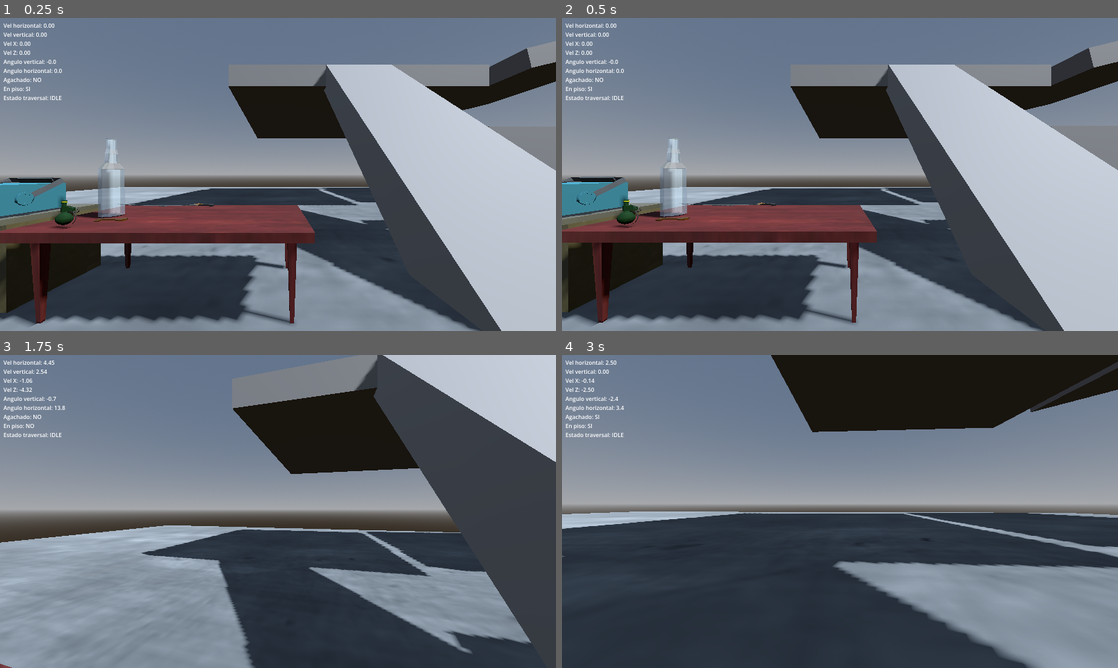
Above: before the commit, frames 1-4 (two rows, left to right).
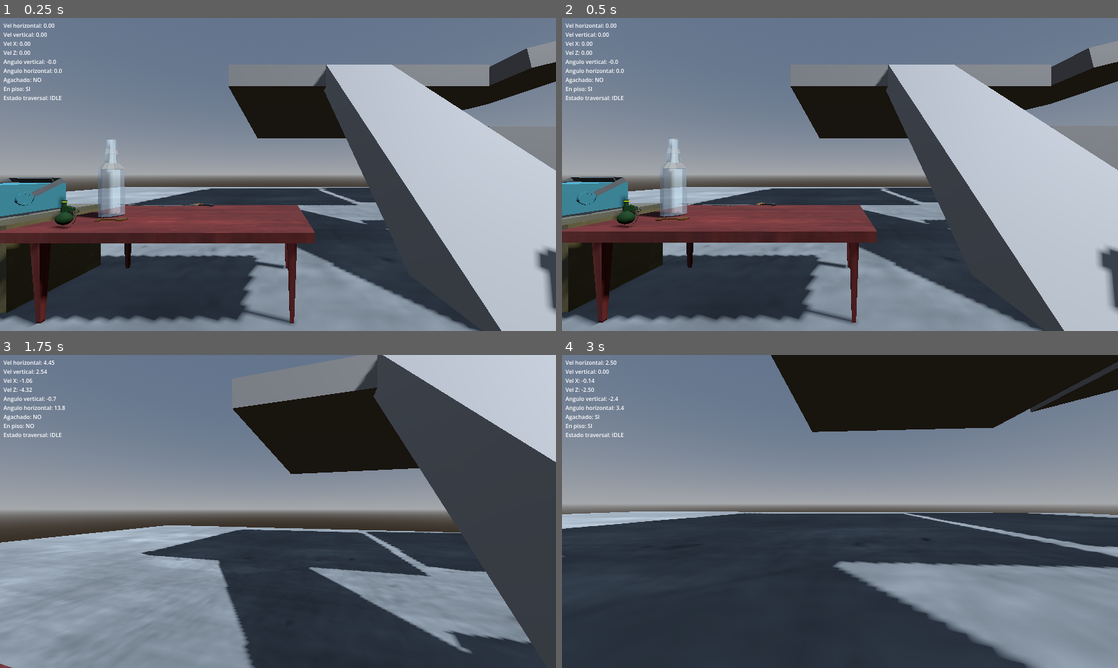
Above: after the commit, the same moments.

Repository: ElVerdulero2001/tun-tun-tun-sahur-el-juego-copia-de-Peripeteia-
Game: Godot game, scene res://levels/movement_test.tscn
The game is run twice, just before and just after one commit, with the same random seed, the same clock (stepped at 60 frames per second) and the same inputs.
Inputs (mouse positions are in pixels of both pictures, inside the frame that each line leads up to):
- Up to frame 1 (0.25 s): no input
- Up to frame 2 (0.5 s): no input
- Up to frame 3 (1.75 s): tap Enter at 0.5 s; move the mouse to (305, 511) at 0.52 s; hold Ctrl (crouch) 0.53-1.28 s; hold W (move_forward) from 0.53 s (still down); click (305, 511) at 0.67 s; tap Space (jump) at 0.77, 1.52 s; move the mouse to (250, 511) at 1.27 s; tap Ctrl (crouch) at 1.35 s
- Up to frame 4 (3 s): keep holding W (move_forward); move the mouse to (851, 505) at 2.02 s; hold E (interactuar) 2.03-2.78 s; tap Ctrl (crouch) at 2.3 s; move the mouse to (834, 517) at 2.77 s; tap R (rotar_item) at 2.85 s; click (834, 517) at 2.92 s

The runs differ from the first frame. In frame 1, 0.5% of the frame differs, in the area x 13-100%, y 45-95%; in frame 2, 0.5%, in the area x 5-100%, y 44-95%; in frame 3, less than 0.1%; in frame 4, less than 0.1%.

Commit message:
se soluciono el tema de saltar de un un borde a otro, solo habia que poner el max_edge_height en 1.5, XD

Diff:
--- a/levels/movement_test.tscn
+++ b/levels/movement_test.tscn
@@ -90,6 +90,12 @@
 [sub_resource type="BoxShape3D" id="BoxShape3D_gpyf4"]
 size = Vector3(3, 3, 3)
 
+[sub_resource type="BoxShape3D" id="BoxShape3D_0l33h"]
+size = Vector3(2, 1, 2)
+
+[sub_resource type="BoxMesh" id="BoxMesh_okx0b"]
+size = Vector3(2, 1, 2)
+
 [sub_resource type="ViewportTexture" id="ViewportTexture_kcpfy"]
 viewport_path = NodePath("../../../../../entities/screen osci/SubViewport")
 
@@ -236,6 +242,17 @@
 [node name="CollisionShape3D" type="CollisionShape3D" parent="world/enviroment/static/bloques/cuboprueba 1" unique_id=934372045]
 shape = SubResource("BoxShape3D_gpyf4")
 
+[node name="peldaños verticales" type="Node3D" parent="world/enviroment/static/bloques" unique_id=2066475943]
+
+[node name="peldaños" type="StaticBody3D" parent="world/enviroment/static/bloques/peldaños verticales" unique_id=249080085]
+transform = Transform3D(1, 0, 0, 0, 1, 0, 0, 0, 1, 5.836724, 5.877958, 0)
+
+[node name="CollisionShape3D" type="CollisionShape3D" parent="world/enviroment/static/bloques/peldaños verticales/peldaños" unique_id=1661192029]
+shape = SubResource("BoxShape3D_0l33h")
+
+[node name="MeshInstance3D" type="MeshInstance3D" parent="world/enviroment/static/bloques/peldaños verticales/peldaños" unique_id=1479300631]
+mesh = SubResource("BoxMesh_okx0b")
+
 [node name="puertas" type="Node3D" parent="world/enviroment/static" unique_id=125387660]
 
 [node name="door_rust_01" parent="world/enviroment/static/puertas" unique_id=2111091655 instance=ExtResource("11_kcpfy")]
--- a/scripts/player n entities/movement/parkour_detector.gd
+++ b/scripts/player n entities/movement/parkour_detector.gd
@@ -14,7 +14,7 @@
 @export var detection_distance   : float = 0.85   # distancia frontal al raycast de pared
 @export var edge_probe_up        : float = 0.15   # cuánto sube el probe para buscar el borde
 @export var min_edge_height      : float = 0.5    # altura mínima del borde sobre el jugador
-@export var max_edge_height      : float = 2.6    # altura máxima del borde sobre el jugador
+@export var max_edge_height      : float = 1.5    # altura máxima del borde sobre el jugador
 @export var clearance_height     : float = 1.2    # espacio libre necesario arriba del borde
 @export var clearance_radius     : float = 0.25   # radio del capsule check de clearance
 @export var min_score            : float = 0.35   # score mínimo para emitir candidate_found
@@ -26,11 +26,12 @@
 
 # ── Alturas de sondeo (relativas al centro del jugador) ───────────
 # Se lanzan raycasts frontales en cada una de estas alturas.
-const PROBE_HEIGHTS : Array = [0.6, 0.9, 1.2, 1.5, 1.8]
+const PROBE_HEIGHTS : Array = [0.3, 0.6, 0.9, 1.2, 1.5]
 
 # ── Referencias ───────────────────────────────────────────────────
-var body   : CharacterBody3D
-var camera : Camera3D
+var body      : CharacterBody3D
+var camera    : Camera3D
+var traversal : Node   # para leer last_hanging_pos
 
 # ── Estado interno ────────────────────────────────────────────────
 var _last_candidate : Dictionary = {}
@@ -39,13 +40,14 @@
 # ── Cooldown ──────────────────────────────────────────────────────
 # Tras soltar un borde, el detector queda "ciego" este tiempo para
 # evitar que el jugador se re-enganche al mismo borde inmediatamente.
-@export var detection_cooldown : float = 0.4
+@export var detection_cooldown : float = 0.8
 var _cooldown_timer : float = 0.0
 
 # ─────────────────────────────────────────────────────────────────
-func setup(p_body: CharacterBody3D, p_camera: Camera3D) -> void:
-	body   = p_body
-	camera = p_camera
+func setup(p_body: CharacterBody3D, p_camera: Camera3D, p_traversal: Node = null) -> void:
+	body      = p_body
+	camera    = p_camera
+	traversal = p_traversal
 
 # ─────────────────────────────────────────────────────────────────
 # Llamado desde el TraversalController al soltar un borde.
@@ -72,6 +74,19 @@
 		_clear_candidate()
 		return
 
+	# Filtro de distancia radial — rechazar candidatos demasiado cerca
+	# del último agarre. Evita el re-enganche en bucle al caer con Control.
+	# Se compara el edge_point detectado Y la posición del body contra
+	# last_hanging_pos para cubrir el milímetro de movimiento en el aire.
+	if traversal and traversal.last_hanging_pos != Vector3.ZERO:
+		var last = traversal.last_hanging_pos
+		if best["edge_point"].distance_to(last) < 2.0:
+			_clear_candidate()
+			return
+		if body.global_position.distance_to(last) < 2.0:
+			_clear_candidate()
+			return
+
 	_last_candidate = best
 	_has_candidate  = true
 	candidate_found.emit(best)
--- a/scripts/player n entities/movement/player.gd
+++ b/scripts/player n entities/movement/player.gd
@@ -20,7 +20,7 @@
 	floor_snap_length   = 0.5
 
 	movement.setup(self, camera, collision)
-	parkour_detector.setup(self, camera)
+	parkour_detector.setup(self, camera, traversal)
 	traversal.setup(self, camera, movement, parkour_detector)
 	salud.murio.connect(_on_murio)
 
@@ -41,6 +41,10 @@
 		Input.set_mouse_mode(Input.MOUSE_MODE_VISIBLE)
 
 	if event.is_action_pressed("crouch"):
+		# Guardia: si el traversal está activo, o si se acaba de soltar
+		# la cornisa y el jugador mantiene Control, ignorar el crouch.
+		if traversal.is_active() or traversal.is_crouch_blocked_after_drop:
+			return
 		if movement.is_crouching and _hay_techo():
 			pass
 		else:
@@ -56,9 +60,14 @@
 
 	# El TraversalController tiene prioridad cuando está activo.
 	# Cuando está en IDLE, el MovementController tiene el control.
-	# El TraversalController corre en su propio _physics_process.
-	# Acá solo bloqueamos el movimiento normal mientras está activo.
-	if not traversal.is_active():
+	if traversal.is_active():
+		# Regla de hierro 1: mientras el traversal está activo, ÉL es el
+		# dueño absoluto del body. Mueve global_position directamente.
+		# NO debe correr move_and_slide() acá: reprocesaría la cápsula
+		# con colisión y le pelearía la posición al traversal cada frame
+		# (esto rompía el SNAPPING y el shimmy).
+		traversal.process(delta)
+	else:
 		var direction = _get_input_direction()
 		movement.process(delta, direction)
 		parkour_detector.process(delta)
--- a/scripts/player n entities/movement/traversal_controller.gd
+++ b/scripts/player n entities/movement/traversal_controller.gd
@@ -50,6 +50,16 @@
 var _can_go_left  : bool = false
 var _can_go_right : bool = false
 
+# Última posición de agarre — leída por parkour_detector para el filtro
+# de distancia radial que evita el re-enganche inmediato.
+var last_hanging_pos : Vector3 = Vector3.ZERO
+var _last_hang_clear_timer : float = 0.0  # cuenta regresiva hasta limpiar last_hanging_pos
+
+# Booleano público — leído por player.gd para bloquear el crouch
+# mientras el jugador mantenga Control presionado tras caer de la cornisa.
+# Se vuelve false únicamente cuando la tecla es soltada.
+var is_crouch_blocked_after_drop : bool = false
+
 # ── Dirección de shimmy del último frame ──────────────────────────
 # Guardamos qué hizo el shimmy en el frame actual para poder mostrarlo
 # en el panel de debug. 0 = quieto, -1 = izquierda, +1 = derecha.
@@ -99,6 +109,9 @@
 
 func is_active() -> bool:
 	return state != State.IDLE
+
+func process(delta: float) -> void:
+	_physics_process(delta)
 
 # Devuelve el nombre del estado actual como texto, para debug.
 func get_state_name() -> String:
@@ -145,6 +158,20 @@
 	# Solo corre cuando el traversal esta activo.
 	# Cuando esta en IDLE, el MovementController tiene el control.
 	if state == State.IDLE:
+		# Desbloquear crouch en cuanto se suelta la tecla.
+		if is_crouch_blocked_after_drop and not Input.is_action_pressed("crouch"):
+			is_crouch_blocked_after_drop = false
+
+		# Reset por suelo: tocar el piso limpia el historial de parkour.
+		if body.is_on_floor():
+			last_hanging_pos = Vector3.ZERO
+			_last_hang_clear_timer = 0.0
+		# Reset por tiempo: la exclusión solo dura mientras el cooldown del
+		# detector esté activo. Una vez que expira, se puede volver a agarrar.
+		elif _last_hang_clear_timer > 0.0:
+			_last_hang_clear_timer -= delta
+			if _last_hang_clear_timer <= 0.0:
+				last_hanging_pos = Vector3.ZERO
 		return
 
 	match state:
@@ -223,10 +250,19 @@
 		_release(_hang_normal * 3.5 + Vector3.UP * 1.0)
 		return
 
+	# ── Soltar con Control — caída pasiva, sin impulso ────────────
+	# Guardamos last_hanging_pos ANTES de llamar a _release para que
+	# parkour_detector pueda leerla en el mismo frame.
+	if Input.is_action_just_pressed("crouch"):
+		_log("release por CONTROL — caída pasiva")
+		last_hanging_pos = _hang_position
+		_last_hang_clear_timer = detector.detection_cooldown
+		is_crouch_blocked_after_drop = true
+		_release(Vector3.ZERO)
+		return
+
 	# ── Trepar ────────────────────────────────────────────────────
-	if Input.is_action_just_pressed("move_forward"):
-		_change_state(State.CLIMBING)
-		return
+	# (sin input asignado por ahora)
 
 	# ── Chequeo del terreno — SIEMPRE, ambos lados, todos los frames.
 	# Esto corre haya o no input. Así sus rayos de debug se dibujan
